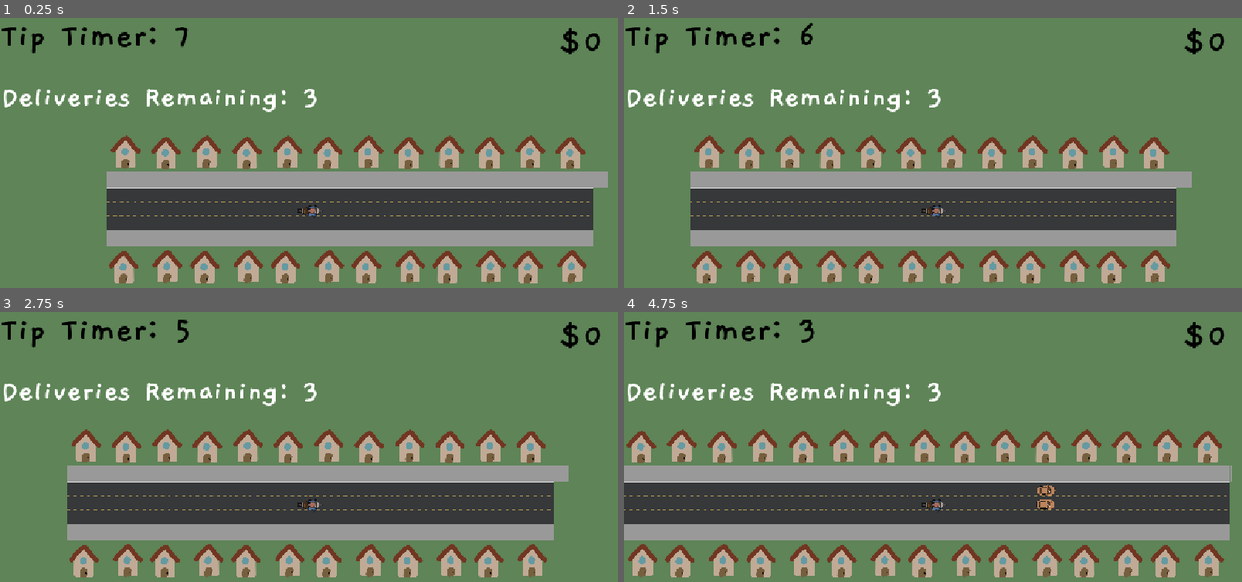
Above: before the commit, frames 1-4 (two rows, left to right).
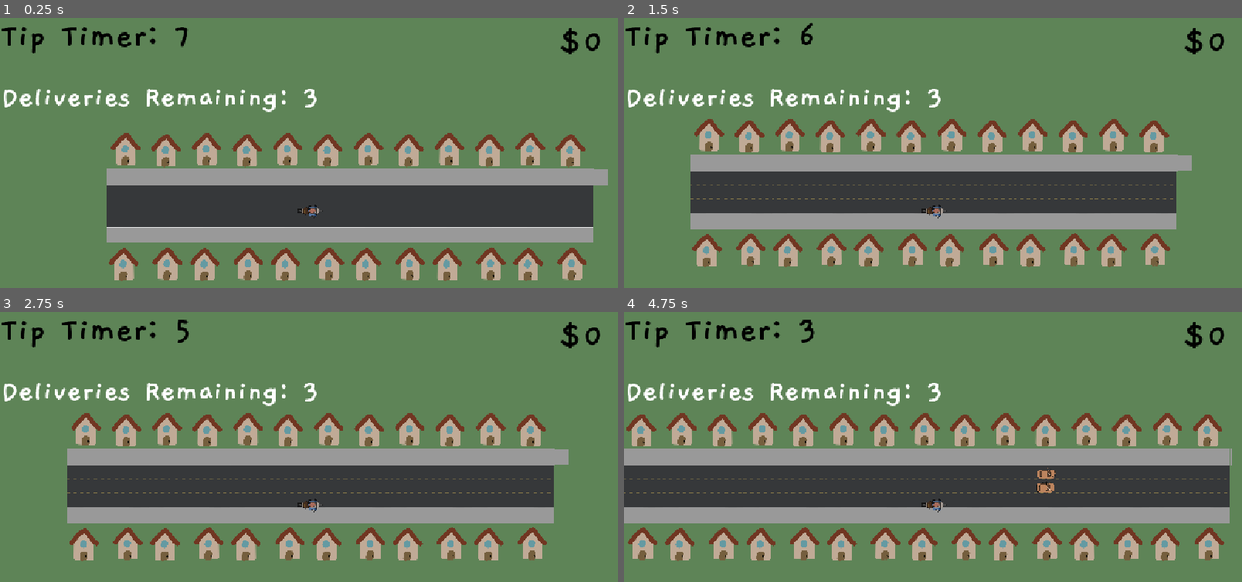
Above: after the commit, the same moments.

Repository: andreaTheCoder/brackeysgamejam
Game: Godot game, scene res://scenes/game.tscn
Two runs of this game, one before a commit and one after it. Both use one fixed random seed, a clock stepped at 60 frames per second and the inputs below.
Inputs:
- Up to frame 1 (0.25 s): no input
- Up to frame 2 (1.5 s): hold Right (forward) 0.53-1.28 s; hold Space (button) 0.53-1.28 s; hold Left (backward) from 1.28 s (still down); tap Shift (deliver) at 1.35 s
- Up to frame 3 (2.75 s): release Left (backward) at 2.03 s; hold Right (forward) from 2.03 s (still down); hold Space (button) from 2.03 s (still down)
- Up to frame 4 (4.75 s): release Space (button) at 2.78 s; tap Shift (deliver) at 2.85, 4.35 s; release Right (forward) at 3.53 s; hold Space (button) 3.53-4.28 s; hold Left (backward) from 3.53 s (still down)

The runs differ from the first frame. In frame 1, 8.2% of the frame differs, in the area x 17-99%, y 42-99%; in frame 2, 31%; in frame 3, 31%; in frame 4, 38%, in the area x 0-99%, y 37-99%.

Commit message:
minor fixes with animation commit I just did

Diff:
--- a/scripts/bike.gd
+++ b/scripts/bike.gd
@@ -5,7 +5,7 @@
 const DECEL_SPEED = 5
 const BACKWARDS_MAX_SPEED = -200# rate at which you decelerate when spacebar is let go
 const X_ACCEL = 100.0 # X direction acceleration
-const MAX_SPEED = 350
+const MAX_SPEED = 300
 const X_DECEL = 100 # rate at which you decelerate when spacebar is let go
 # y deceleration speed
 const Y_DECEL = 0.5
@@ -33,6 +33,12 @@
 
 func _physics_process(delta: float) -> void:
 	_handle_movement(delta)
+	if Input.is_action_pressed("forward"):
+		animated_sprite_2d.play("default")
+	elif Input.is_action_pressed("up"):
+		velocity.y = clamp(velocity.y - X_ACCEL * delta, BACKWARDS_MAX_SPEED, MAX_SPEED) # Add the acceleration to the speed, but only until max speed
+	else:
+		velocity.y = clamp(velocity.y + X_ACCEL * delta, BACKWARDS_MAX_SPEED, MAX_SPEED) # Add the acceleration to the speed, but only until max speed
 	move_and_slide()
 
 
Binary file added: assets/turning motocycle flipped.png
Not shown, added: assets/turning motocycle flipped.png.import
Binary file added: assets/turning motocycle.png
Not shown, added: assets/turning motocycle.png.import
